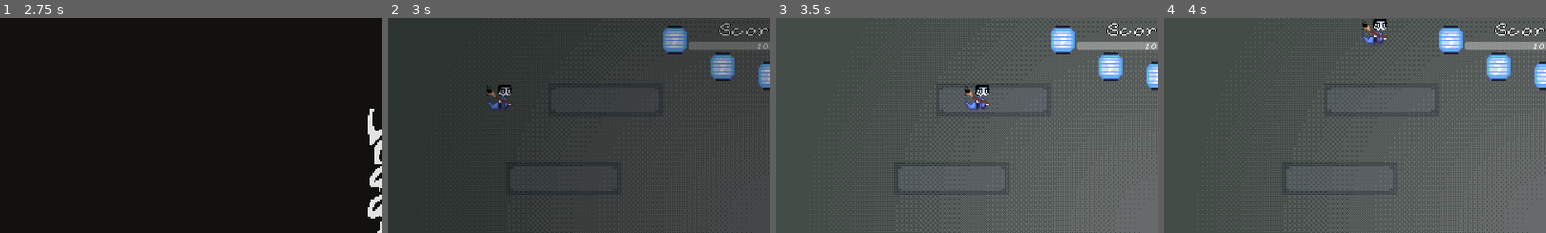
Above: before the commit, frames 1-4 (left to right).
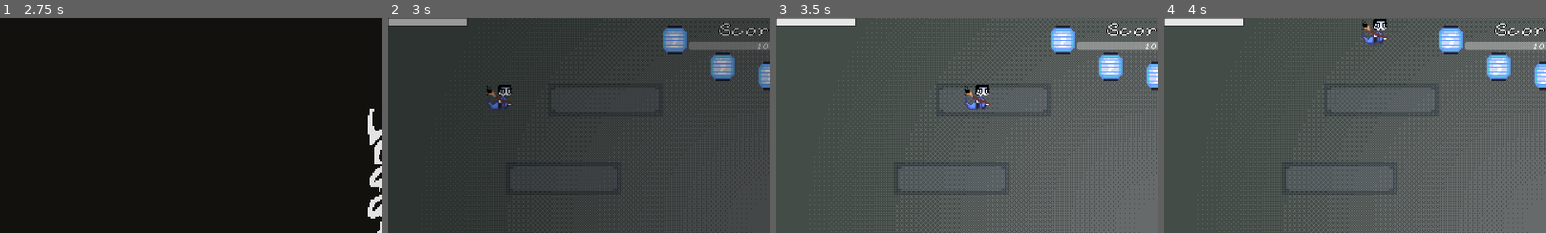
Above: after the commit, the same moments.

Repository: wintermute-cell/wmj25
Game: Godot game, scene res://scenes/main_menu.tscn
Same seed, same stepped clock (60 frames per second), same inputs: the game is played once before the commit and once after it. The engine's default icon, where the game draws it, is replaced by a stand-in: a white triangle on a blue panel in a dark square. Sound files missing from this copy of the repository are replaced by a short silence.
Inputs (mouse positions are % of the whole screen's width and height, from its top left):
- Up to frame 1 (2.75 s): click "Start Game" at 0.5 s; tap Enter at 1.25 s; move the mouse to (72, 45) at 1.27 s; hold D (right) 1.28-2.03 s; click (72, 45) at 1.42 s; tap Space at 2 s; move the mouse to (30, 55) at 2.02 s; hold S (down) from 2.03 s (still down); click (30, 55) at 2.17 s
- Up to frame 2 (3 s): move the mouse to (60, 28) at 2.77 s; release S (down) at 2.78 s; hold D (right) from 2.78 s (still down); click (60, 28) at 2.92 s
- Up to frame 3 (3.5 s): keep holding D (right)
- Up to frame 4 (4 s): move the mouse to (45, 70) at 3.52 s; release D (right) at 3.53 s; hold W (up) from 3.53 s (still down); click (45, 70) at 3.67 s
The pictures show only the part of the screen within x 0-50%, y 0-50%; the shares and areas given below are measured in that part.

Frame 1 is identical in both runs. In frame 2, 0.7% of the frame differs, in the area x 0-21%, y 0-4%; in frame 3, 0.8%; in frame 4, 0.8%.

Commit message:
particleeees 1

Diff:
--- a/godot_project/enemy_crush_particles.tscn
+++ b/godot_project/enemy_crush_particles.tscn
@@ -1,30 +1,122 @@
-[gd_scene load_steps=3 format=3 uid="uid://wbyfdxrwuec8"]
+[gd_scene load_steps=17 format=3 uid="uid://wbyfdxrwuec8"]
 
 [ext_resource type="Script" uid="uid://b05byc67743iy" path="res://scripts/enemy_crush_effect.gd" id="1_e3ijj"]
+[ext_resource type="Texture2D" uid="uid://cvd0f4aqrglrx" path="res://brush_config/brush.png" id="2_6yayt"]
+[ext_resource type="Texture2D" uid="uid://b1ru2kqtjgtxe" path="res://sprites/crunch_smoke.png" id="2_mia8d"]
 
 [sub_resource type="Curve" id="Curve_t7ou6"]
-_data = [Vector2(0, 1), 0.0, 0.0, 0, 0, Vector2(0.57491857, 0.19177628), 0.0, 0.0, 0, 0]
+_data = [Vector2(0, 1), 0.0, 0.0, 0, 0, Vector2(0.39576548, 0), 0.0, 0.0, 0, 0]
 point_count = 2
+
+[sub_resource type="Gradient" id="Gradient_6yayt"]
+colors = PackedColorArray(0.36, 0.36, 0.36, 1, 1, 1, 1, 1)
+
+[sub_resource type="AtlasTexture" id="AtlasTexture_6yayt"]
+atlas = ExtResource("2_mia8d")
+region = Rect2(0, 0, 64, 64)
+
+[sub_resource type="AtlasTexture" id="AtlasTexture_metph"]
+atlas = ExtResource("2_mia8d")
+region = Rect2(64, 0, 64, 64)
+
+[sub_resource type="AtlasTexture" id="AtlasTexture_3qhoi"]
+atlas = ExtResource("2_mia8d")
+region = Rect2(128, 0, 64, 64)
+
+[sub_resource type="AtlasTexture" id="AtlasTexture_j6el6"]
+atlas = ExtResource("2_mia8d")
+region = Rect2(192, 0, 64, 64)
+
+[sub_resource type="AtlasTexture" id="AtlasTexture_opk3h"]
+atlas = ExtResource("2_mia8d")
+region = Rect2(256, 0, 64, 64)
+
+[sub_resource type="AtlasTexture" id="AtlasTexture_2jjlw"]
+atlas = ExtResource("2_mia8d")
+region = Rect2(320, 0, 64, 64)
+
+[sub_resource type="AtlasTexture" id="AtlasTexture_3wfwi"]
+atlas = ExtResource("2_mia8d")
+region = Rect2(384, 0, 64, 64)
+
+[sub_resource type="AtlasTexture" id="AtlasTexture_bloi5"]
+atlas = ExtResource("2_mia8d")
+region = Rect2(448, 0, 64, 64)
+
+[sub_resource type="AtlasTexture" id="AtlasTexture_grywb"]
+atlas = ExtResource("2_mia8d")
+region = Rect2(512, 0, 64, 64)
+
+[sub_resource type="AtlasTexture" id="AtlasTexture_71d1q"]
+atlas = ExtResource("2_mia8d")
+region = Rect2(576, 0, 64, 64)
+
+[sub_resource type="SpriteFrames" id="SpriteFrames_nji28"]
+animations = [{
+"frames": [{
+"duration": 1.0,
+"texture": SubResource("AtlasTexture_6yayt")
+}, {
+"duration": 1.0,
+"texture": SubResource("AtlasTexture_metph")
+}, {
+"duration": 1.0,
+"texture": SubResource("AtlasTexture_3qhoi")
+}, {
+"duration": 1.0,
+"texture": SubResource("AtlasTexture_j6el6")
+}, {
+"duration": 1.0,
+"texture": SubResource("AtlasTexture_opk3h")
+}, {
+"duration": 1.0,
+"texture": SubResource("AtlasTexture_2jjlw")
+}, {
+"duration": 1.0,
+"texture": SubResource("AtlasTexture_3wfwi")
+}, {
+"duration": 1.0,
+"texture": SubResource("AtlasTexture_bloi5")
+}, {
+"duration": 1.0,
+"texture": SubResource("AtlasTexture_grywb")
+}, {
+"duration": 1.0,
+"texture": SubResource("AtlasTexture_71d1q")
+}],
+"loop": false,
+"name": &"death",
+"speed": 15.0
+}]
 
 [node name="EnemyCrush" type="Node2D"]
 script = ExtResource("1_e3ijj")
 
 [node name="CPUParticles2D" type="CPUParticles2D" parent="."]
-emitting = false
 amount = 16
-one_shot = true
+texture = ExtResource("2_6yayt")
 explosiveness = 1.0
+randomness = 1.0
 spread = 180.0
-gravity = Vector2(0, 100)
-initial_velocity_min = 48.79
-initial_velocity_max = 155.49
-scale_amount_min = 4.0
-scale_amount_max = 6.0
+gravity = Vector2(0, 0)
+initial_velocity_min = 27.45
+initial_velocity_max = 103.66
+scale_amount_min = 0.1
+scale_amount_max = 0.3
 scale_amount_curve = SubResource("Curve_t7ou6")
-color = Color(0.9422341, 0.3670708, 0.44207492, 1)
+color = Color(0.49, 0.37109333, 0.3528, 1)
+color_initial_ramp = SubResource("Gradient_6yayt")
+hue_variation_min = -0.67
+hue_variation_max = 0.77
 
 [node name="ScoreLabel" type="Label" parent="."]
 offset_right = 40.0
 offset_bottom = 16.0
 theme_override_constants/outline_size = 4
 text = "100"
+
+[node name="DeathAnimation" type="AnimatedSprite2D" parent="."]
+sprite_frames = SubResource("SpriteFrames_nji28")
+animation = &"death"
+frame = 9
+frame_progress = 1.0
--- /dev/null
+++ b/godot_project/scenes/dust_trail.tscn
@@ -0,0 +1,37 @@
+[gd_scene load_steps=6 format=3 uid="uid://xp2lnf03phv8"]
+
+[ext_resource type="Texture2D" uid="uid://cvd0f4aqrglrx" path="res://brush_config/brush.png" id="1_jna7n"]
+[ext_resource type="Script" uid="uid://d13kag4a4kn2c" path="res://scripts/dust_trail.gd" id="1_y7e63"]
+
+[sub_resource type="Curve" id="Curve_y7e63"]
+_data = [Vector2(0, 1), 0.0, 0.0, 0, 0, Vector2(1, 0.6963815), 0.0, 0.0, 0, 0]
+point_count = 2
+
+[sub_resource type="Gradient" id="Gradient_20tp5"]
+colors = PackedColorArray(0.27, 0.50100005, 0.9, 0.54509807, 0.20400001, 0.3785334, 0.68, 0)
+
+[sub_resource type="Gradient" id="Gradient_tarkb"]
+colors = PackedColorArray(0.66, 0.66, 0.66, 1, 1, 1, 1, 1)
+
+[node name="DustTrail" type="Node2D"]
+script = ExtResource("1_y7e63")
+
+[node name="Particles" type="CPUParticles2D" parent="."]
+emitting = false
+amount = 3
+texture = ExtResource("1_jna7n")
+one_shot = true
+explosiveness = 0.91
+spread = 180.0
+gravity = Vector2(0, -20)
+initial_velocity_min = 10.0
+initial_velocity_max = 30.0
+angular_velocity_min = -21.95
+angular_velocity_max = 21.95
+radial_accel_min = -42.08
+radial_accel_max = 27.43
+scale_amount_min = 0.1
+scale_amount_max = 0.2
+scale_amount_curve = SubResource("Curve_y7e63")
+color_ramp = SubResource("Gradient_20tp5")
+color_initial_ramp = SubResource("Gradient_tarkb")
--- a/godot_project/scenes/game.tscn
+++ b/godot_project/scenes/game.tscn
@@ -1,10 +1,12 @@
-[gd_scene load_steps=20 format=3 uid="uid://dn3ral11lw7nj"]
+[gd_scene load_steps=23 format=3 uid="uid://dn3ral11lw7nj"]
 
 [ext_resource type="Script" uid="uid://bn2t2h2bqedir" path="res://scripts/game.gd" id="1_kvuet"]
 [ext_resource type="Script" uid="uid://bepm072l20xet" path="res://scripts/enemy_spawner.gd" id="2_trtic"]
 [ext_resource type="Curve" uid="uid://deuxxc1havrap" path="res://enemy_spawner_curve.tres" id="4_ca42v"]
+[ext_resource type="Script" uid="uid://b7radvjl11kwa" path="res://scripts/ink_pickup_spawner.gd" id="5_ir15t"]
 [ext_resource type="Shader" uid="uid://pomj4joulvt3" path="res://shaders/background_reveal.gdshader" id="5_kvpfn"]
 [ext_resource type="Texture2D" uid="uid://jat2pri82s4m" path="res://test_360p_bg_ghost.png" id="5_trtic"]
+[ext_resource type="PackedScene" uid="uid://c565bscbexpex" path="res://scenes/ink_pickup.tscn" id="6_ca42v"]
 [ext_resource type="PackedScene" uid="uid://cjjce806lcqtl" path="res://scenes/brush.tscn" id="7_dinhu"]
 [ext_resource type="Texture2D" uid="uid://bmsruudsxfqd" path="res://test_360p_bg_normal.png" id="7_kvuet"]
 [ext_resource type="Script" uid="uid://6dt6me7o43sa" path="res://scripts/player.gd" id="7_ssvqc"]
@@ -13,6 +15,7 @@
 [ext_resource type="Script" uid="uid://c6bagu5tmbmri" path="res://scripts/paint_collision_manager.gd" id="11_37s47"]
 [ext_resource type="PackedScene" uid="uid://dlehjsdji2u7p" path="res://scenes/pause_menu.tscn" id="12_bt5mj"]
 [ext_resource type="PackedScene" uid="uid://djlv25g846rld" path="res://LanternHealthBar.tscn" id="13_kvuet"]
+[ext_resource type="PackedScene" uid="uid://b70dgj1peoqt5" path="res://scenes/ink_bar.tscn" id="16_rysoc"]
 
 [sub_resource type="ShaderMaterial" id="ShaderMaterial_kvuet"]
 shader = ExtResource("5_kvpfn")
@@ -41,6 +44,11 @@
 enemy_scene = ExtResource("10_dinhu")
 difficulty_ramp_duration = 300.0
 difficulty_curve = ExtResource("4_ca42v")
+viewport = NodePath("../CanvasLayer/SubViewportContainer/SubViewport")
+
+[node name="InkPickupSpawner" type="Node2D" parent="." node_paths=PackedStringArray("viewport")]
+script = ExtResource("5_ir15t")
+ink_pickup_scene = ExtResource("6_ca42v")
 viewport = NodePath("../CanvasLayer/SubViewportContainer/SubViewport")
 
 [node name="CanvasLayer" type="CanvasLayer" parent="."]
@@ -153,6 +161,10 @@
 [node name="Player" type="CharacterBody2D" parent="CanvasLayer/SubViewportContainer/SubViewport" groups=["player"]]
 position = Vector2(81.595, 66.795)
 script = ExtResource("7_ssvqc")
+speed = null
+painting_speed_penalty = null
+max_health = null
+damage_shake_cooldown = null
 
 [node name="CollisionShape2D" type="CollisionShape2D" parent="CanvasLayer/SubViewportContainer/SubViewport/Player"]
 shape = SubResource("CircleShape2D_6iyv3")
@@ -202,3 +214,5 @@
 offset_bottom = 55.0
 scale = Vector2(3, 3)
 arc_height = 30.0
+
+[node name="InkBar" parent="CanvasLayer" instance=ExtResource("16_rysoc")]
--- /dev/null
+++ b/godot_project/scenes/ink_bar.tscn
@@ -0,0 +1,8 @@
+[gd_scene load_steps=2 format=3 uid="uid://b70dgj1peoqt5"]
+
+[ext_resource type="Script" uid="uid://bhgjvm4wpj7nu" path="res://scripts/ui/ink_bar.gd" id="1_3o41p"]
+
+[node name="InkBar" type="Control"]
+layout_mode = 3
+anchors_preset = 0
+script = ExtResource("1_3o41p")
--- /dev/null
+++ b/godot_project/scenes/ink_pickup.tscn
@@ -0,0 +1,17 @@
+[gd_scene load_steps=4 format=3 uid="uid://c565bscbexpex"]
+
+[ext_resource type="Script" uid="uid://dfesjatx2kuk2" path="res://scripts/ink_pickup.gd" id="1_17pkv"]
+[ext_resource type="Texture2D" uid="uid://ctwa8y18xgov8" path="res://icon.svg" id="2_ee384"]
+
+[sub_resource type="CircleShape2D" id="CircleShape2D_3d0xk"]
+
+[node name="InkPickup" type="Area2D"]
+script = ExtResource("1_17pkv")
+
+[node name="CollisionShape2D" type="CollisionShape2D" parent="."]
+shape = SubResource("CircleShape2D_3d0xk")
+
+[node name="Sprite2D" type="Sprite2D" parent="."]
+position = Vector2(0.25000024, -0.25)
+scale = Vector2(0.12109375, 0.12890625)
+texture = ExtResource("2_ee384")
--- a/godot_project/scripts/brush.gd
+++ b/godot_project/scripts/brush.gd
@@ -64,6 +64,15 @@
 ## How often (in seconds) to clean up dried ink points. Lower = more accurate fading but slower, higher = better performance
 @export_range(0.0, 0.5, 0.05) var cleanup_interval: float = 0.5
 
+# Ink capacity settings
+@export_group("Ink Capacity")
+## Maximum ink capacity
+@export_range(50.0, 500.0, 10.0) var max_ink: float = 100.0
+## Ink consumed per second while painting
+@export_range(1.0, 50.0, 1.0) var ink_drain_rate: float = 15.0
+## Ink regenerated per second when not painting
+@export_range(1.0, 30.0, 1.0) var ink_regen_rate: float = 8.0
+
 # Speed-based size settings
 @export_group("Speed to Size")
 ## Maximum speed value (in pixels/sec) that maps to 1.0 on the speed_to_size_curve. Speeds above this are clamped.
@@ -118,6 +127,9 @@
 ## How far lift pools spread from the end point (as multiplier of brush size)
 @export_range(0.0, 5.0, 0.1) var lift_pool_spread: float = 1.0
 
+# Signals
+signal ink_changed(current_ink: float, max_ink: float)
+
 # stroke state
 var ink_points: Array[InkPoint] = []
 var is_drawing: bool = false
@@ -128,9 +140,17 @@
 var accumulated_distance: float = 0.0
 var cleanup_timer: float = 0.0 # timer for periodic cleanup
 var smoothed_size: float = 0.0 # smoothed brush size to prevent rapid changes
+var current_ink: float = 100.0 # current ink level
 
 
 func _ready():
+	# add to brush group for pickups to find
+	add_to_group("brush")
+
+	# initialize ink
+	current_ink = max_ink
+	ink_changed.emit(current_ink, max_ink)
+
 	# default curves if none are set
 	if speed_to_size_curve == null:
 		speed_to_size_curve = Curve.new()
@@ -153,6 +173,16 @@
 	current_time += delta
 	cleanup_timer += delta
 
+	# regenerate ink when not drawing
+	if not is_drawing and current_ink < max_ink:
+		current_ink = min(current_ink + ink_regen_rate * delta, max_ink)
+		ink_changed.emit(current_ink, max_ink)
+
+	# drain ink when drawing
+	if is_drawing and current_ink > 0:
+		current_ink = max(current_ink - ink_drain_rate * delta, 0.0)
+		ink_changed.emit(current_ink, max_ink)
+
 	# periodically clean up dried points instead of every frame
 	if cleanup_timer >= cleanup_interval:
 		cleanup_timer = 0.0
@@ -179,16 +209,18 @@
 	if event is InputEventMouseButton:
 		if event.button_index == MOUSE_BUTTON_LEFT:
 			if event.pressed:
-				# new stroke
-				is_drawing = true
-				last_draw_position = event.position
-				last_velocity = Vector2.ZERO
-				stroke_start_time = current_time
-				accumulated_distance = 0.0
-				smoothed_size = brush_min_size
-				# initial touch is small and clean
-				add_ink_splatter(event.position, Vector2.ZERO, true)
-				GameManager.start_playing_brush_stroke()
+				# can only start drawing if we have ink
+				if current_ink > 0:
+					# new stroke
+					is_drawing = true
+					last_draw_position = event.position
+					last_velocity = Vector2.ZERO
+					stroke_start_time = current_time
+					accumulated_distance = 0.0
+					smoothed_size = brush_min_size
+					# initial touch is small and clean
+					add_ink_splatter(event.position, Vector2.ZERO, true)
+					GameManager.start_playing_brush_stroke()
 			else:
 				# lift brush
 				if is_drawing:
@@ -198,6 +230,12 @@
 
 	elif event is InputEventMouseMotion:
 		if is_drawing:
+			# stop drawing if we run out of ink mid-stroke
+			if current_ink <= 0:
+				is_drawing = false
+				GameManager.stop_playing_brush_stroke()
+				return
+
 			var current_position = event.position
 			var velocity = event.velocity
 
@@ -409,3 +447,9 @@
 		else:
 			# fallback to circle
 			draw_circle(point.position, current_size, color_with_alpha)
+
+
+## Restore ink (called when picking up ink pickups)
+func add_ink(amount: float):
+	current_ink = min(current_ink + amount, max_ink)
+	ink_changed.emit(current_ink, max_ink)
--- /dev/null
+++ b/godot_project/scripts/dust_trail.gd
@@ -0,0 +1,11 @@
+extends Node2D
+
+## Auto-cleanup dust trail particle effect
+
+@onready var particles: CPUParticles2D = $Particles
+
+
+func _ready():
+	# wait for particles to finish, then cleanup
+	if particles:
+		particles.finished.connect(queue_free)
--- a/godot_project/scripts/enemy_crush_effect.gd
+++ b/godot_project/scripts/enemy_crush_effect.gd
@@ -6,6 +6,7 @@
 ## References
 @onready var particles: CPUParticles2D = $CPUParticles2D
 @onready var score_label: Label = $ScoreLabel
+@onready var death_animation: AnimatedSprite2D = $DeathAnimation
 
 
 func _ready():
@@ -14,6 +15,10 @@
 
 	# start particles
 	particles.emitting = true
+
+	# play death animation
+	if death_animation:
+		death_animation.play("death")
 
 	# animate the label
 	var tween = create_tween()
@@ -25,5 +30,12 @@
 	# fade out over 1 second
 	tween.tween_property(score_label, "modulate:a", 0.0, 1.0)
 
-	# cleanup when done
-	tween.finished.connect(queue_free)
+	# cleanup when both tween and animation are done
+	tween.finished.connect(_on_tween_finished)
+
+
+func _on_tween_finished():
+	# wait for animation to finish if it's still playing
+	if death_animation and death_animation.is_playing():
+		await death_animation.animation_finished
+	queue_free()
--- a/godot_project/scripts/game.gd
+++ b/godot_project/scripts/game.gd
@@ -2,8 +2,11 @@
 
 @onready var score_label: Label = $CanvasLayer/ScoreLabel
 @onready var health_bar = $CanvasLayer/LanternHealthBar
+@onready var ink_bar = $CanvasLayer/InkBar
 @onready var player: CharacterBody2D = $CanvasLayer/SubViewportContainer/SubViewport/Player
+@onready var brush = $CanvasLayer/SubViewportContainer/SubViewport/Brush
 @onready var enemy_spawner: Node2D = $EnemySpawner
+@onready var ink_pickup_spawner: Node2D = $InkPickupSpawner
 @onready var background: Sprite2D = $CanvasLayer/SubViewportContainer/SubViewport/Background
 @onready var camera: Camera2D = $CanvasLayer/SubViewportContainer/SubViewport/Camera2D
 
@@ -19,8 +22,14 @@
 	if player:
 		player.health_changed.connect(_on_health_changed)
 
+	if brush:
+		brush.ink_changed.connect(_on_ink_changed)
+
 	if enemy_spawner:
 		enemy_spawner.reset()
+
+	if ink_pickup_spawner:
+		ink_pickup_spawner.reset()
 
 	setup_background_shader()
 
@@ -57,3 +66,8 @@
 func _on_health_changed(current_health: float, max_health: float):
 	if health_bar and health_bar.has_method("update_health"):
 		health_bar.update_health(current_health, max_health)
+
+
+func _on_ink_changed(current_ink: float, max_ink: float):
+	if ink_bar and ink_bar.has_method("update_ink"):
+		ink_bar.update_ink(current_ink, max_ink)
--- /dev/null
+++ b/godot_project/scripts/ink_pickup.gd
@@ -0,0 +1,63 @@
+extends Area2D
+
+## Amount of ink to restore when picked up
+@export var ink_amount: float = 30.0
+
+## Visual settings
+@export var pickup_color: Color = Color(0.8, 0.8, 0.8, 1.0)
+@export var pickup_radius: float = 8.0
+@export var pulse_speed: float = 2.0
+@export var pulse_amount: float = 0.2
+
+var time_alive: float = 0.0
+
+# collision layers
+const PICKUP_LAYER = 5
+const PLAYER_LAYER = 2
+
+
+func _ready():
+	# setup collision layers
+	collision_layer = 1 << (PICKUP_LAYER - 1)  # Layer 5
+	collision_mask = 1 << (PLAYER_LAYER - 1)  # DeTEct player on Layer 2
+
+	# connect to area entered signal for player detection
+	body_entered.connect(_on_body_entered)
+
+	# add a collision shape if not already present
+	if get_child_count() == 0:
+		var collision_shape = CollisionShape2D.new()
+		var circle_shape = CircleShape2D.new()
+		circle_shape.radius = pickup_radius
+		collision_shape.shape = circle_shape
+		add_child(collision_shape)
+
+
+func _process(delta: float):
+	time_alive += delta
+	queue_redraw()
+
+
+func _draw():
+	# pulsing effect
+	var pulse = 1.0 + sin(time_alive * pulse_speed) * pulse_amount
+	var current_radius = pickup_radius * pulse
+
+	# draw outer glow
+	draw_circle(Vector2.ZERO, current_radius + 2.0, Color(pickup_color, 0.3))
+
+	# draw main circle
+	draw_circle(Vector2.ZERO, current_radius, pickup_color)
+
+	# draw inner highlight
+	draw_circle(Vector2(-2, -2), current_radius * 0.4, Color(1, 1, 1, 0.6))
+
+
+func _on_body_entered(body: Node2D):
+	if body.is_in_group("player"):
+		# find the brush in the scene and add ink to it
+		var brush = get_tree().get_first_node_in_group("brush")
+		if brush and brush.has_method("add_ink"):
+			brush.add_ink(ink_amount)
+			# TODO: play pickup sound effect
+			queue_free()
--- /dev/null
+++ b/godot_project/scripts/ink_pickup_spawner.gd
@@ -0,0 +1,69 @@
+extends Node2D
+
+## Spawns ink pickups at regular intervals within the screen bounds
+
+## Ink pickup scene to spawn
+@export var ink_pickup_scene: PackedScene
+
+## Time between spawns (seconds)
+@export var spawn_interval: float = 15.0
+
+## Margin from screen edges where pickups can spawn
+@export var spawn_margin: float = 40.0
+
+## Reference to the viewport for screen bounds
+@export var viewport: SubViewport
+
+# Internal state
+var time_until_next_spawn: float = 0.0
+var spawn_parent: Node
+
+
+func _ready():
+	# find spawn parent (where pickups will be added)
+	if viewport:
+		spawn_parent = viewport
+	else:
+		spawn_parent = get_parent()
+
+	# preload pickup scene if not set
+	if ink_pickup_scene == null:
+		# will be set from the scene editor
+		push_warning("InkPickupSpawner: No ink_pickup_scene set!")
+
+	# schedule first spawn
+	time_until_next_spawn = spawn_interval
+
+
+func _process(delta: float):
+	time_until_next_spawn -= delta
+
+	if time_until_next_spawn <= 0:
+		spawn_pickup()
+		time_until_next_spawn = spawn_interval
+
+
+func spawn_pickup():
+	if ink_pickup_scene == null or spawn_parent == null:
+		return
+
+	var pickup = ink_pickup_scene.instantiate()
+	pickup.global_position = get_random_spawn_position()
+	spawn_parent.add_child(pickup)
+
+
+func get_random_spawn_position() -> Vector2:
+	if viewport == null:
+		return Vector2.ZERO
+
+	var screen_size = viewport.size
+
+	# spawn within screen bounds with margin
+	var x = randf_range(spawn_margin, screen_size.x - spawn_margin)
+	var y = randf_range(spawn_margin, screen_size.y - spawn_margin)
+
+	return Vector2(x, y)
+
+
+func reset():
+	time_until_next_spawn = spawn_interval
--- a/godot_project/scripts/player.gd
+++ b/godot_project/scripts/player.gd
@@ -15,8 +15,15 @@
 ## Time between camera shakes when taking damage
 @export var damage_shake_cooldown: float = 0.3
 
+## Distance player must move before spawning next dust particle
+@export var dust_spawn_distance: float = 50.0
+
 var health: float = 100.0
 var last_damage_shake_time: float = -999.0  # Track last shake time
+var distance_since_last_dust: float = 0.0
+var last_position: Vector2
+
+const DUST_TRAIL = preload("res://scenes/dust_trail.tscn")
 
 signal health_changed(current_health: float, max_health: float)
 
@@ -34,6 +41,9 @@
 
 	# player group for enemy targeting
 	add_to_group("player")
+
+	# initialize position tracking for dust particles
+	last_position = global_position
 
 
 func _physics_process(delta: float):
@@ -60,6 +70,17 @@
 		position.y, 0 + player_size_half.y, viewport_rect.size.y - player_size_half.y
 	)
 
+	# spawn dust trail particles when moving
+	if velocity.length() > 0:
+		var distance_moved = global_position.distance_to(last_position)
+		distance_since_last_dust += distance_moved
+
+		if distance_since_last_dust >= dust_spawn_distance:
+			spawn_dust_particle()
+			distance_since_last_dust = 0.0
+
+	last_position = global_position
+
 
 func take_damage(amount: float):
 	health -= amount
@@ -80,3 +101,15 @@
 	print("Player died!")
 	# TODO: impl death behavior (particle, game over, etc..)
 	queue_free()
+
+
+func spawn_dust_particle():
+	var dust = DUST_TRAIL.instantiate()
+	dust.global_position = global_position
+	dust.z_index = -5  # render behind player but in front of background
+	# add to parent so it stays in the world and doesn't follow player
+	get_parent().add_child(dust)
+	# trigger one-shot particle emission
+	var particles = dust.get_node("Particles")
+	if particles:
+		particles.emitting = true
--- /dev/null
+++ b/godot_project/scripts/ui/ink_bar.gd
@@ -0,0 +1,36 @@
+extends Control
+
+@export var bar_width: float = 200.0
+@export var bar_height: float = 20.0
+@export var bar_color: Color = Color(0.2, 0.2, 0.2, 0.8)  # Dark gray background
+@export var ink_color: Color = Color(0.9, 0.9, 0.9, 1.0)  # White ink fill
+@export var border_color: Color = Color(0.1, 0.1, 0.1, 1.0)  # Black border
+@export var border_width: float = 2.0
+
+var current_ink: float = 100.0
+var max_ink: float = 100.0
+
+
+func _ready():
+	custom_minimum_size = Vector2(bar_width, bar_height)
+	update_ink(100.0, 100.0)
+
+
+func update_ink(new_ink: float, new_max_ink: float):
+	current_ink = clamp(new_ink, 0.0, new_max_ink)
+	max_ink = new_max_ink
+	queue_redraw()
+
+
+func _draw():
+	var ink_ratio = current_ink / max_ink if max_ink > 0 else 0.0
+
+	draw_rect(Rect2(Vector2.ZERO, Vector2(bar_width, bar_height)), bar_color)
+
+	# ink fill
+	var fill_width = bar_width * ink_ratio
+	if fill_width > 0:
+		draw_rect(Rect2(Vector2.ZERO, Vector2(fill_width, bar_height)), ink_color)
+
+	# border
+	draw_rect(Rect2(Vector2.ZERO, Vector2(bar_width, bar_height)), border_color, false, border_width)
Not shown, added: godot_project/scripts/dust_trail.gd.uid
Not shown, added: godot_project/scripts/ink_pickup.gd.uid
Not shown, added: godot_project/scripts/ink_pickup_spawner.gd.uid
Not shown, added: godot_project/scripts/ui/ink_bar.gd.uid
Binary file added: godot_project/sprites/crunch_smoke.png
Not shown, added: godot_project/sprites/crunch_smoke.png.import
